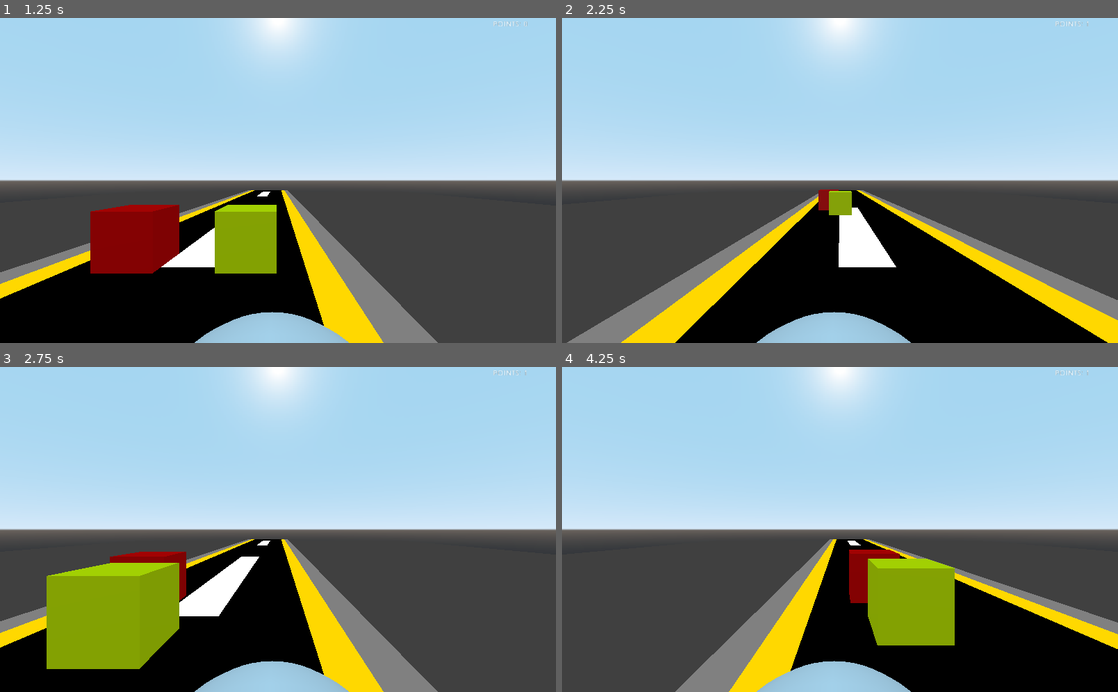
Above: before the commit, frames 1-4 (two rows, left to right).
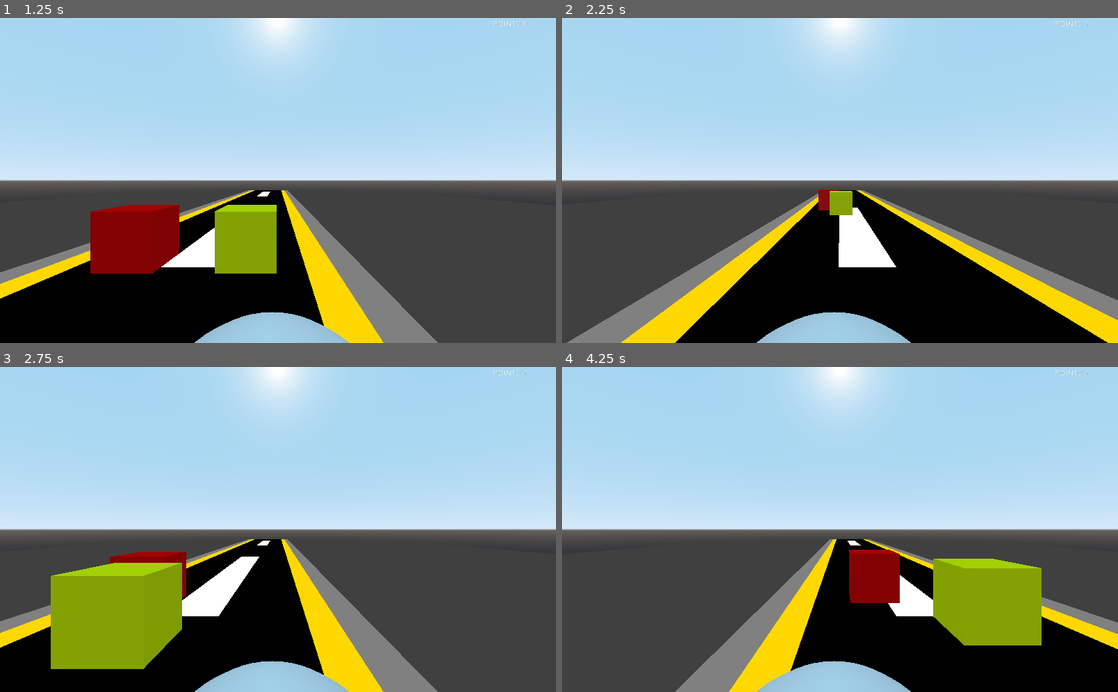
Above: after the commit, the same moments.

Repository: ClarkThyLord/Speed-Trash
Game: Godot game, scene res://src/game/game.tscn
Same seed, same stepped clock (60 frames per second), same inputs: the game is played once before the commit and once after it.
Inputs:
- Up to frame 1 (1.25 s): hold Right (ui_right) from 0.53 s (still down)
- Up to frame 2 (2.25 s): release Right (ui_right) at 1.28 s; hold Left (ui_left) 1.28-2.03 s; hold Right (ui_right) from 2.03 s (still down)
- Up to frame 3 (2.75 s): keep holding Right (ui_right)
- Up to frame 4 (4.25 s): release Right (ui_right) at 3.53 s; hold Left (ui_left) from 3.53 s (still down)

Frame 1 is identical in both runs. In frame 2, less than 0.1% of the frame differs, in the area x 48-53%, y 53-61%; in frame 3, 0.5%; in frame 4, 7.4%, in the area x 55-87%, y 58-86%.

Commit message:
name refactor
Clark was here :V

Diff:
--- a/src/goals/goal.tscn
+++ b/src/goals/goal.tscn
@@ -10,7 +10,7 @@
 [sub_resource type="CubeMesh" id=3]
 material = SubResource( 2 )
 
-[node name="Obstacle" type="KinematicBody" groups=[
+[node name="Goal" type="KinematicBody" groups=[
 "goals",
 ]]
 collision_layer = 2147483649
--- a/src/map/map.tscn
+++ b/src/map/map.tscn
@@ -75,7 +75,7 @@
 [node name="Obstacle" parent="Objects" instance=ExtResource( 1 )]
 transform = Transform( 1, 0, 0, 0, 1, 0, 0, 0, 1, -2, 0, -45 )
 
-[node name="Obstacle2" parent="Objects" instance=ExtResource( 5 )]
+[node name="Goal" parent="Objects" instance=ExtResource( 5 )]
 transform = Transform( 1, 0, 0, 0, 1, 0, 0, 0, 1, 2, 0, -45 )
 
 [node name="GargabeTruck" parent="." instance=ExtResource( 2 )]
